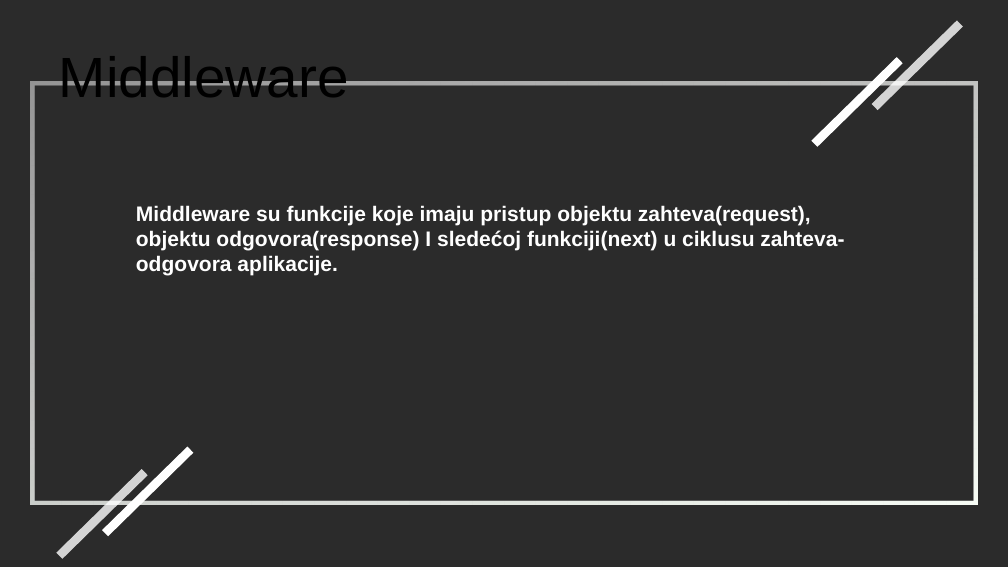
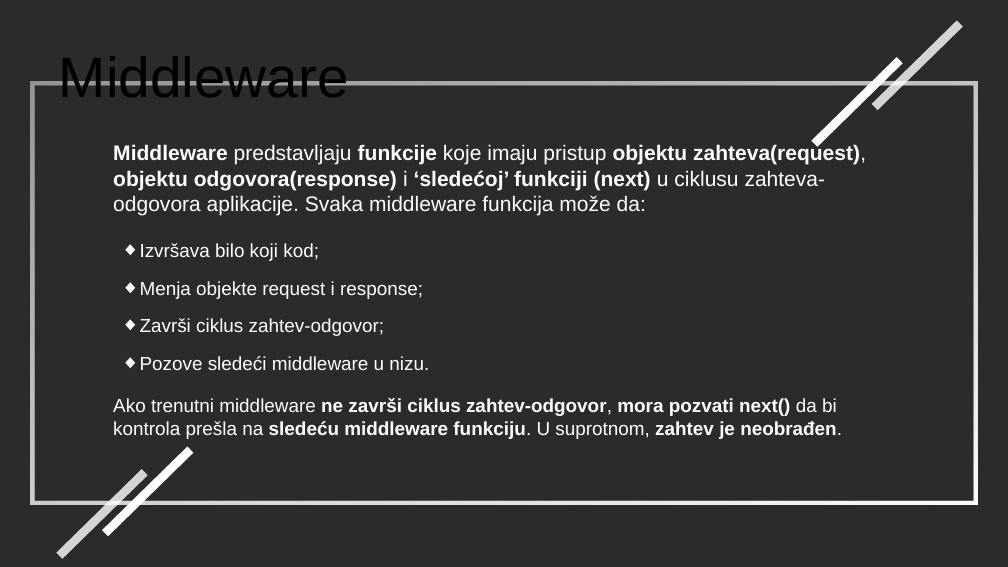
Before and after one commit to stefoverflow/NaperdnoSoftverskoInzenjerstvo, a slide deck: slide 30 of prezentacija.odp (slide 27 before the commit). Drawn at 1008x567 pixels with LibreOffice and Linux fonts; fonts in the diff are those of the drawing; background and template pictures are left out; a plain dark background stands for a picture behind light text. Boxes give left, top, right and bottom in pixels: in the first picture for what was removed or moved away, otherwise in the second. Text is boxed around its words. In the diff, an @@ line names an element or a change of style, - is before the commit and + after.

```diff
--- a/prezentacija.odp
+++ b/prezentacija.odp
@@ text at bbox=[113, 144, 866, 215]: text changed; bold off @@
-Middleware su funkcije koje imaju pristup objektu zahteva(request), objektu odgovora(response) I sledećoj funkciji(next) u ciklusu zahteva-odgovora aplikacije.
+Middleware predstavljaju funkcije koje imaju pristup objektu zahteva(request), objektu odgovora(response) i ‘sledećoj’ funkciji (next) u ciklusu zahteva-odgovora aplikacije. Svaka middleware funkcija može da:
@@ text added at bbox=[140, 243, 429, 370], 18 pt, text #FFFFFF @@
+◆ Izvršava bilo koji kod;
+◆ Menja objekte request i response;
+◆ Završi ciklus zahtev-odgovor;
+◆ Pozove sledeći middleware u nizu.
@@ text added at bbox=[113, 398, 842, 439], 18 pt, text #FFFFFF, bold @@
+Ako trenutni middleware ne završi ciklus zahtev-odgovor, mora pozvati next() da bi kontrola prešla na sledeću middleware funkciju. U suprotnom, zahtev je neobrađen.
```
Also in this commit, not shown: 29 other slides changed, 13 slides added, 54 slides removed.
